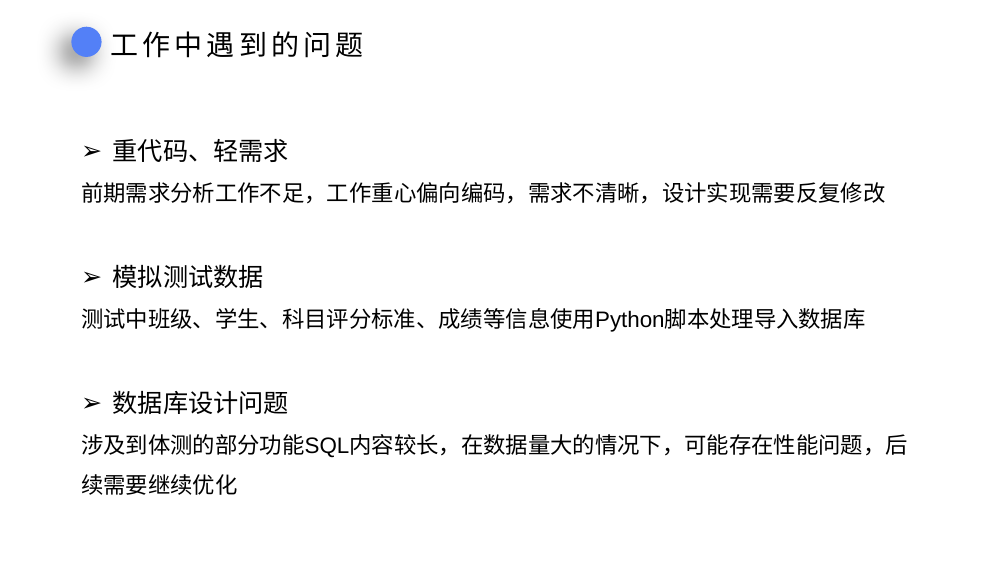
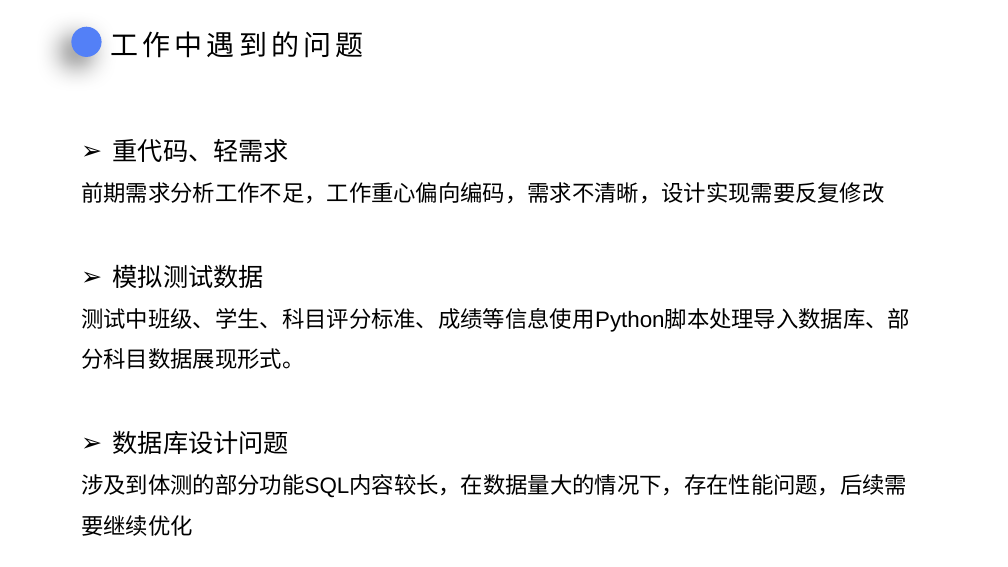
Before and after one commit to rufeng-h/healthman, a slide deck: slide 15 of docs/中期答辩.pptx. Drawn at 1008x567 pixels with LibreOffice and Linux fonts; fonts in the diff are those of the drawing; background and template pictures are left out. Boxes give left, top, right and bottom in pixels: in the first picture for what was removed or moved away, otherwise in the second. Text is boxed around its words. In the diff, an @@ line names an element or a change of style, - is before the commit and + after.

Commit message:
评分标准完成（简单校验）

```diff
--- a/docs/中期答辩.pptx
+++ b/docs/中期答辩.pptx
@@ text at [81,139,884,454]: text colour #000000 to #5C616C in "重代码、轻需求", "前期需求分析工作不足，工作重心偏向编码，需求不清晰，设计实现需要反复修改", "模拟测试数据", "数据库设计问题" @@
@@ text at [81,308,910,369]: text changed; text colour #000000 to #5C616C @@
-测试中班级、学生、科目评分标准、成绩等信息使用Python脚本处理导入数据库
+测试中班级、学生、科目评分标准、成绩等信息使用Python脚本处理导入数据库、部分科目数据展现形式。
@@ text at [81,474,907,536]: text changed; text colour #000000 to #5C616C @@
-涉及到体测的部分功能SQL内容较长，在数据量大的情况下，可能存在性能问题，后续需要继续优化
+涉及到体测的部分功能SQL内容较长，在数据量大的情况下，存在性能问题，后续需要继续优化
```
Also in this commit, not shown: 14 other slides changed, 13 other files.
